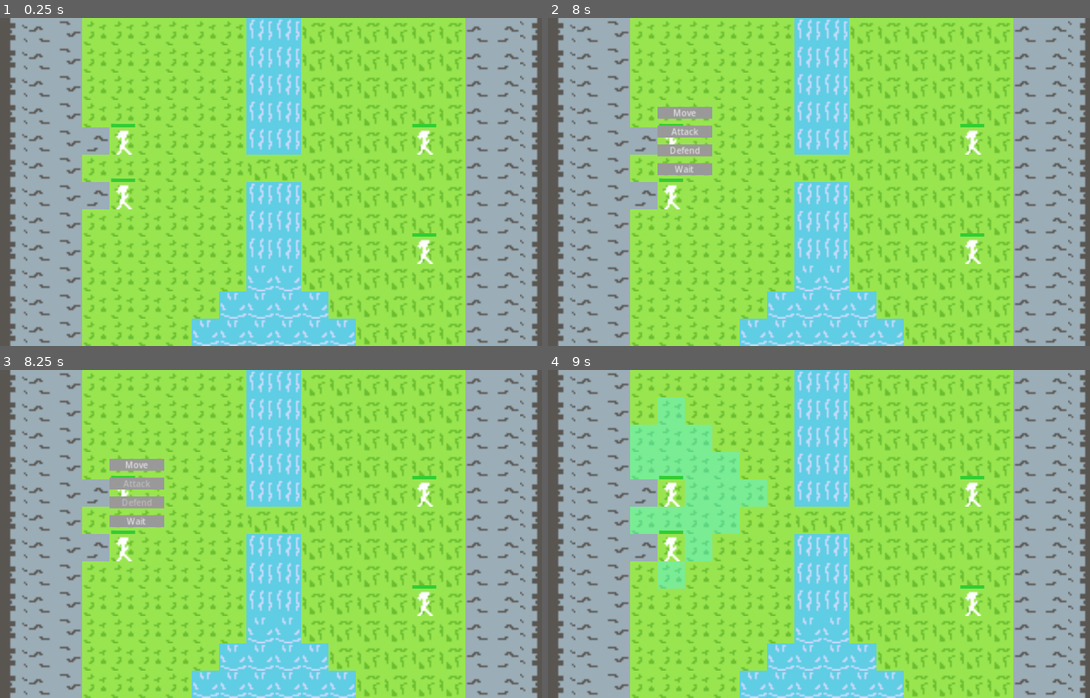
Above: before the commit, frames 1-4 (two rows, left to right).
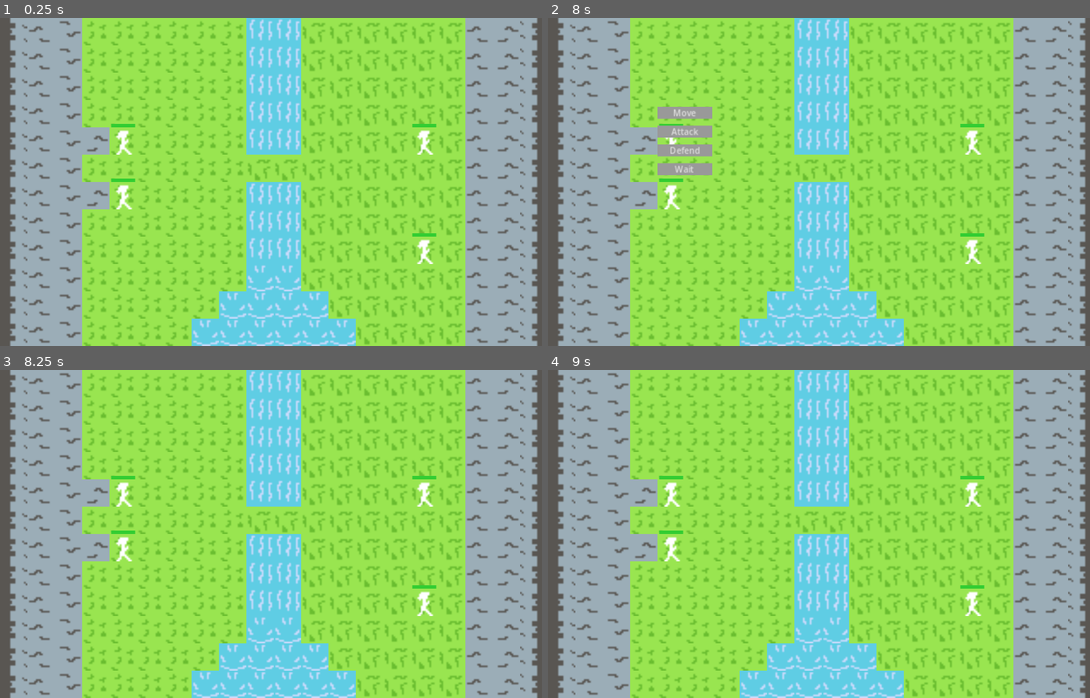
Above: after the commit, the same moments.

Repository: gui-stefanini/basictrpg
Game: Godot game, scene res://Scenes/InGame/game_manager.tscn
Two runs of this game, one before a commit and one after it. Both use one fixed random seed, a clock stepped at 60 frames per second and the inputs below. This scene is started directly instead of the project's main scene.
Inputs (mouse positions are in pixels of both pictures, inside the frame that each line leads up to):
- Up to frame 1 (0.25 s): no input
- Up to frame 2 (8 s): tap Enter at 0.5, 2, 3.5 s; move the mouse to (943, 165) at 0.52 s; click (943, 165) at 0.67 s; tap Space at 1.25, 2.75, 4.25 s; move the mouse to (710, 198) at 1.27 s; click (710, 198) at 1.42 s; move the mouse to (878, 109) at 2.02 s; click (878, 109) at 2.17 s; move the mouse to (791, 247) at 2.77 s; click (791, 247) at 2.92 s; move the mouse to (987, 231) at 3.52 s; click (987, 231) at 3.67 s; move the mouse to (656, 132) at 4.27 s; click (656, 132) at 4.42 s; click "Move" at 5 s; move the mouse to (851, 182) at 5.77 s; click (851, 182) at 5.92 s; click "Attack" at 6.5 s; move the mouse to (737, 100) at 7.27 s; click (737, 100) at 7.42 s
- Up to frame 3 (8.25 s): click "Defend" at 8 s
- Up to frame 4 (9 s): click (683, 465) at 8.75 s, where only the run before the commit has a clickable "Move"

Frames 1-2 are identical in both runs. In frame 3, 1.5% of the frame differs, in the area x 20-31%, y 27-48%; in frame 4, 7.1%, in the area x 15-41%, y 8-67%.

Commit message:
Ver(Pre: 0.1.18.2)
Aggro
GetReachableTargets
Complex OffRoutine

Diff:
--- a/Scripts/AIScripts/ai_behavior.gd
+++ b/Scripts/AIScripts/ai_behavior.gd
@@ -100,6 +100,34 @@
 			possible_targets.append(target)
 	return possible_targets
 
+func GetReachableTargets(owner: Unit, manager: GameManager, targets: Array[Unit]) -> Array:
+	var reachable_targets = []
+	var owner_tile = manager.GroundGrid.local_to_map(owner.global_position)
+	var reachable_tiles = manager.MyMoveManager.GetReachableTiles(owner, owner_tile, true)
+
+	for target_unit in targets:
+		var target_tile = manager.GroundGrid.local_to_map(target_unit.global_position)
+		var tiles_in_attack_range = manager.MyActionManager.GetTilesInRange(target_tile, owner.Data.AttackRange)
+
+		var best_destination = null
+		var lowest_cost = INF
+
+		for attack_tile in tiles_in_attack_range:
+			if reachable_tiles.has(attack_tile):
+				var path_result = manager.MyMoveManager.FindPath(owner, owner_tile, attack_tile)
+				if not path_result.path.is_empty() and path_result.cost < lowest_cost:
+					lowest_cost = path_result.cost
+					best_destination = attack_tile
+
+		if best_destination != null:
+			reachable_targets.append({
+				"target": target_unit,
+				"destination": best_destination,
+				"cost": lowest_cost
+			})
+
+	return reachable_targets
+
 ##############################################################
 #                      2.3 TARGET SELECTION                  #
 ##############################################################
@@ -192,6 +220,9 @@
 
 func ActionMovementRoutine(owner: Unit, manager: GameManager, targets: Array[Unit]):
 	var valid_targets = GetValidTargets(owner, manager, targets)
+	if valid_targets.is_empty():
+		print("%s has no valid path to any target." % owner.name)
+		return
 
 	valid_targets.sort_custom(func(a, b):
 		return a.cost < b.cost
@@ -289,6 +320,33 @@
 	await ActionMovementRoutine(owner, manager, manager.EnemyUnits)
 	await HealRoutine(owner, manager)
 
+func execute_complex_offensive_routine(owner: Unit, manager: GameManager):
+	var reachable_targets = GetReachableTargets(owner, manager, manager.PlayerUnits)
+	if reachable_targets.is_empty():
+		print("%s cannot reach any target to attack this turn, moving closer." % owner.name)
+		await ActionMovementRoutine(owner, manager, manager.PlayerUnits)
+
+	else:
+		#Creates an array from the key "target" in each dictionary entry
+		var target_units: Array[Unit] = []
+		for target_data in reachable_targets:
+			target_units.append(target_data["target"])
+		var high_aggro_targets = FilterTargetsByStat(target_units, func(u: Unit): return u.Data.Aggro, true)
+		var final_target_unit = TargetByStat(high_aggro_targets, func(u: Unit): return u.CurrentHP)
+
+		var final_target_data = null
+		for target_data in reachable_targets:
+			if target_data["target"] == final_target_unit:
+				final_target_data = target_data
+				break
+
+		var destination = final_target_data["destination"]
+		var current_tile = manager.GroundGrid.local_to_map(owner.global_position)
+		print("%s chooses to attack %s" % [owner.name, final_target_unit.name])
+		if destination != current_tile:
+			await MoveCommand(owner, manager, destination)
+		await AttackCommand(owner, manager, final_target_unit)
+
 func execute_offensive_routine(owner: Unit, manager: GameManager):
 	await AttackRoutine(owner, manager)
 	if owner.HasActed == true:
--- a/Scripts/AIScripts/knight_ai.gd
+++ b/Scripts/AIScripts/knight_ai.gd
@@ -24,7 +24,7 @@
 		await DefendCommand(owner, manager)
 		return
 
-	await execute_offensive_routine(owner, manager)
+	await execute_complex_offensive_routine(owner, manager)
 
 ##############################################################
 #                      3.0 Signal Functions                  #
--- a/Scripts/AIScripts/priest_ai.gd
+++ b/Scripts/AIScripts/priest_ai.gd
@@ -57,7 +57,7 @@
 			return
 
 	print(owner.name + " found no one to heal, and will attack instead.")
-	await execute_offensive_routine(owner, manager)
+	await execute_complex_offensive_routine(owner, manager)
 
 ##############################################################
 #                      3.0 Signal Functions                  #
--- a/Scripts/GameScripts/game_manager.gd
+++ b/Scripts/GameScripts/game_manager.gd
@@ -198,8 +198,10 @@
 	turn_started.emit(TurnNumber)
 
 func OnPlayerActionFinished():
-	CurrentSubState = PlayerTurnState.ACTION_SELECTION_PHASE
-	ActionMenu.ShowMenu(ActiveUnit)
+	#CurrentSubState = PlayerTurnState.ACTION_SELECTION_PHASE
+	#ActionMenu.ShowMenu(ActiveUnit)
+	#Choose what to do about this function later
+	EndPlayerTurn()
 
 func EndPlayerTurn():
 	if not ActiveUnit: return
--- a/Scripts/GameScripts/move_manager.gd
+++ b/Scripts/GameScripts/move_manager.gd
@@ -169,13 +169,7 @@
 
 func GetReachableTiles(unit: Unit, start_tile: Vector2i, include_self: bool = false) -> Array[Vector2i]:
 	var move_range = unit.Data.MoveRange
-	if not unit.Data.MovementType:
-		push_error(unit.name + " has no MovementData assigned.")
-		return []
 	var move_data_name = unit.Data.MovementType.Name
-	if not AStarInstances.has(move_data_name):
-		push_error("No AStar grid found for movement type: " + move_data_name)
-		return []
 	var astar = AStarInstances[move_data_name]
 
 	var modified_tiles = SetUnitObstacles(unit, astar)
--- a/Scripts/UnitScripts/ActionScripts/defend_action.gd
+++ b/Scripts/UnitScripts/ActionScripts/defend_action.gd
@@ -29,13 +29,14 @@
 
 func _execute(user: Unit, manager: GameManager, _target = null) -> Variant:
 	print(user.name + " is defending!")
-	user.HasActed = true
+
 	user.AddStatus(Unit.Status.DEFENDING, 1)
 	StatusLogic.ApplyStatusLogic(user, Unit.Status.DEFENDING)
 
 	if user in manager.PlayerUnits:
 		manager.OnPlayerActionFinished()
 
+	user.HasActed = true
 	return null
 
 ##############################################################
